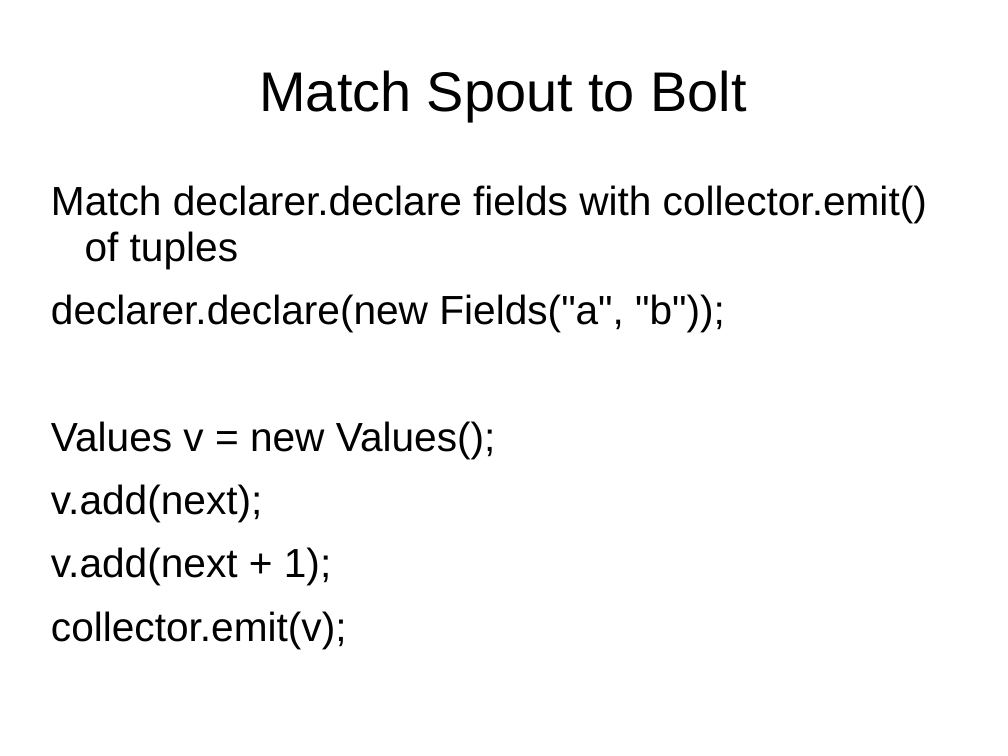
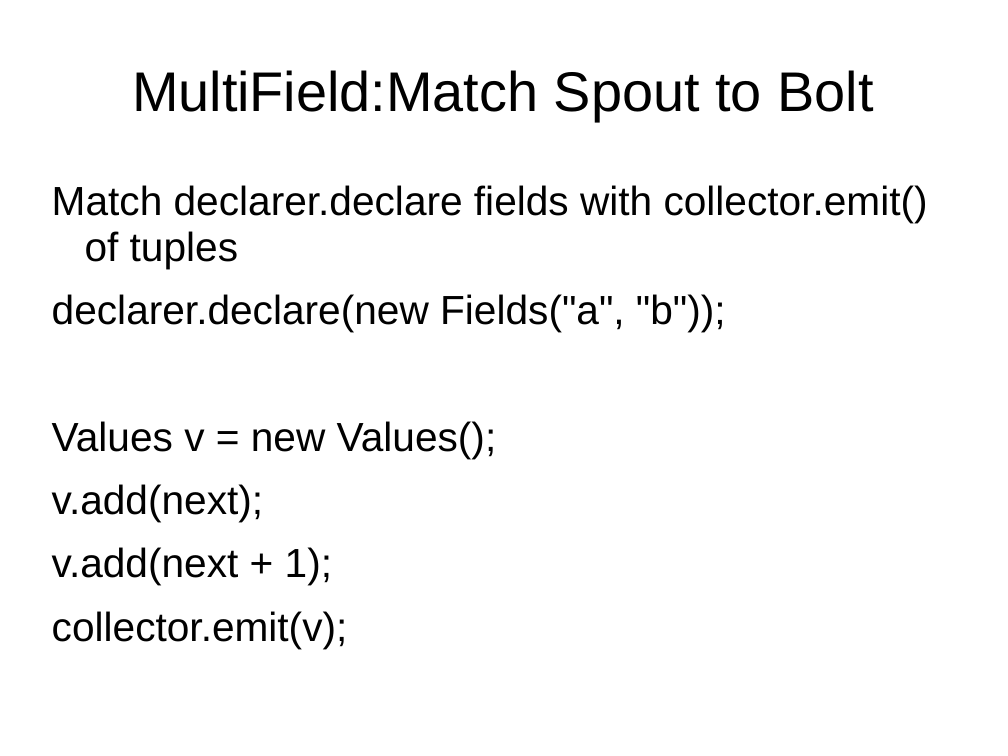
Before and after one commit to dougc333/storm, a slide deck: slide 14 of Storm.ppt (slide 9 before the commit). Drawn at 1008x756 pixels with LibreOffice and Linux fonts; fonts in the diff are those of the drawing. Boxes give left, top, right and bottom in pixels: in the first picture for what was removed or moved away, otherwise in the second. Text is boxed around its words. In the diff, an @@ line names an element or a change of style, - is before the commit and + after.

```diff
--- a/Storm.ppt
+++ b/Storm.ppt
@@ title at <box>132,70,873,121</box>: text changed @@
-Match Spout to Bolt
+MultiField:Match Spout to Bolt
@@ text "Match declarer.declare fields with collector.emit() ..." at <box>52,185,928,648</box>: indent changed @@
```
Also in this commit, not shown: 15 other slides changed, 13 slides added, 2 slides removed, 11 other files.
